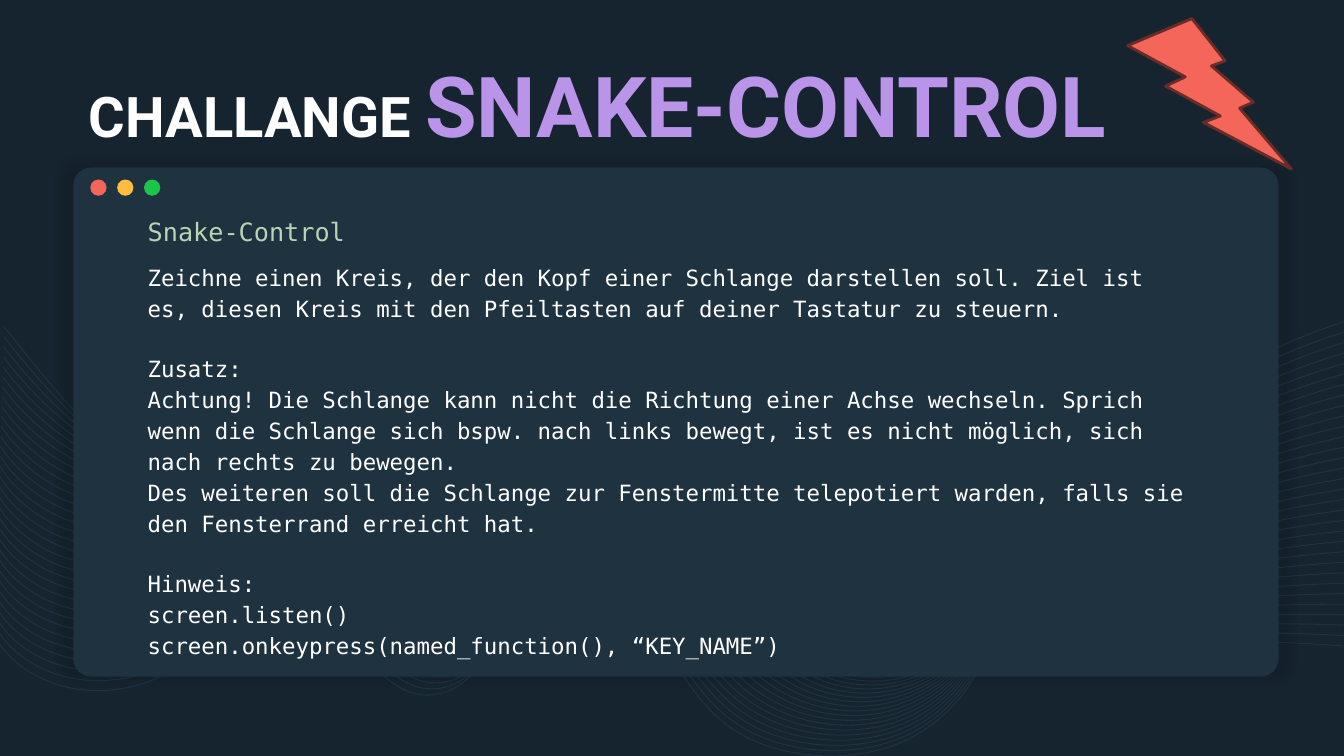
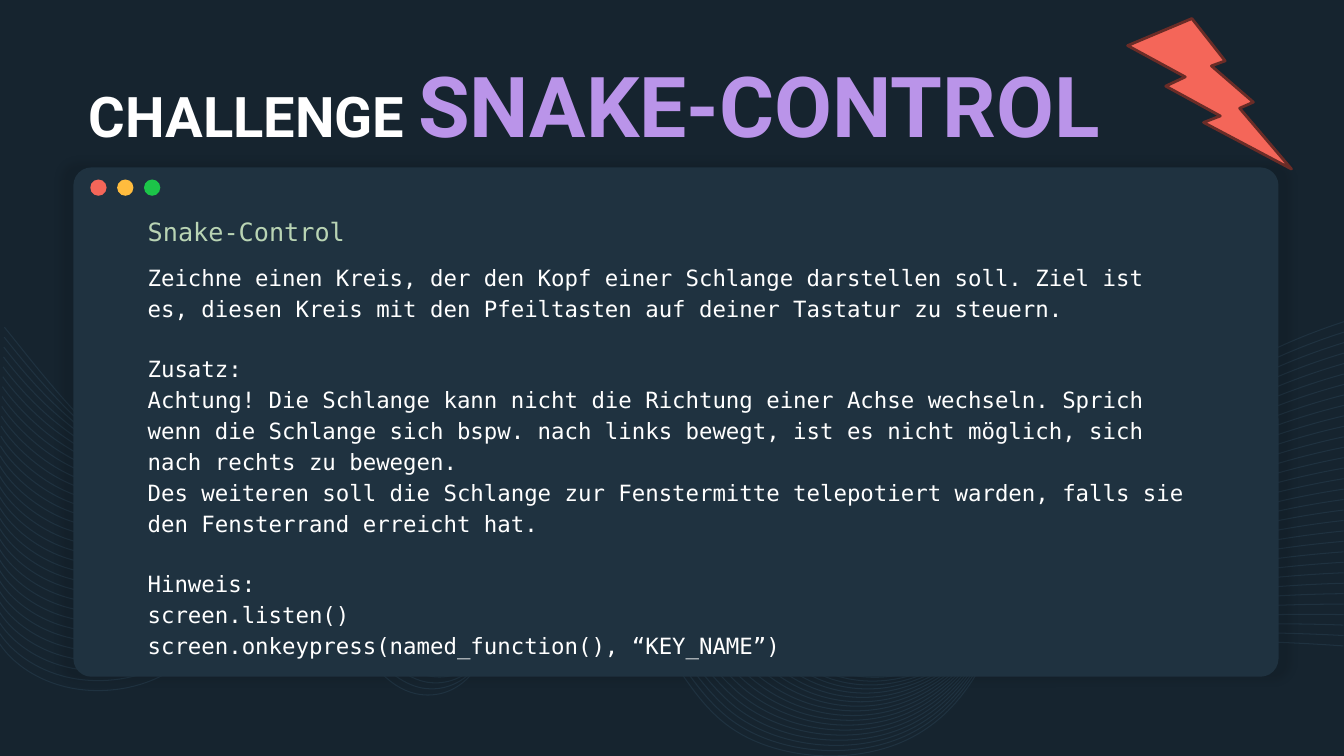
Before and after one commit to derech1e/python-beginner-course, a slide deck: slide 17 of 006/lesson_6.pptx. Drawn at 1344x756 pixels with LibreOffice and Linux fonts; fonts in the diff are those of the drawing. Boxes give left, top, right and bottom in pixels: in the first picture for what was removed or moved away, otherwise in the second. Text is boxed around its words. In the diff, an @@ line names an element or a change of style, - is before the commit and + after.

```diff
--- a/006/lesson_6.pptx
+++ b/006/lesson_6.pptx
@@ title at [89,76,1099,138]: text changed @@
-CHALLANGE SNAKE-CONTROL
+CHALLENGE SNAKE-CONTROL
```
Also in this commit, not shown: 5 other slides changed, 2 other files.
